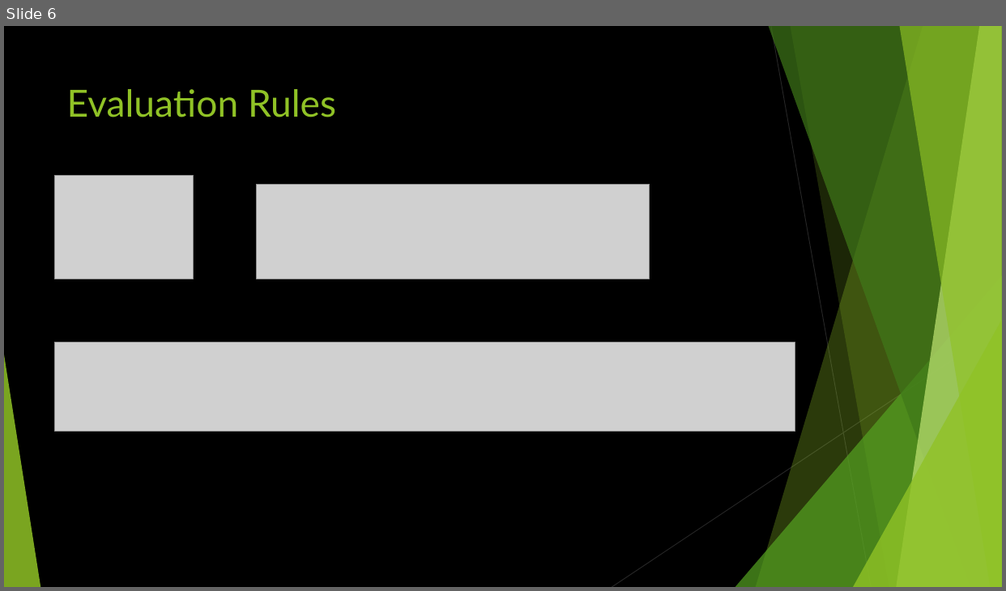
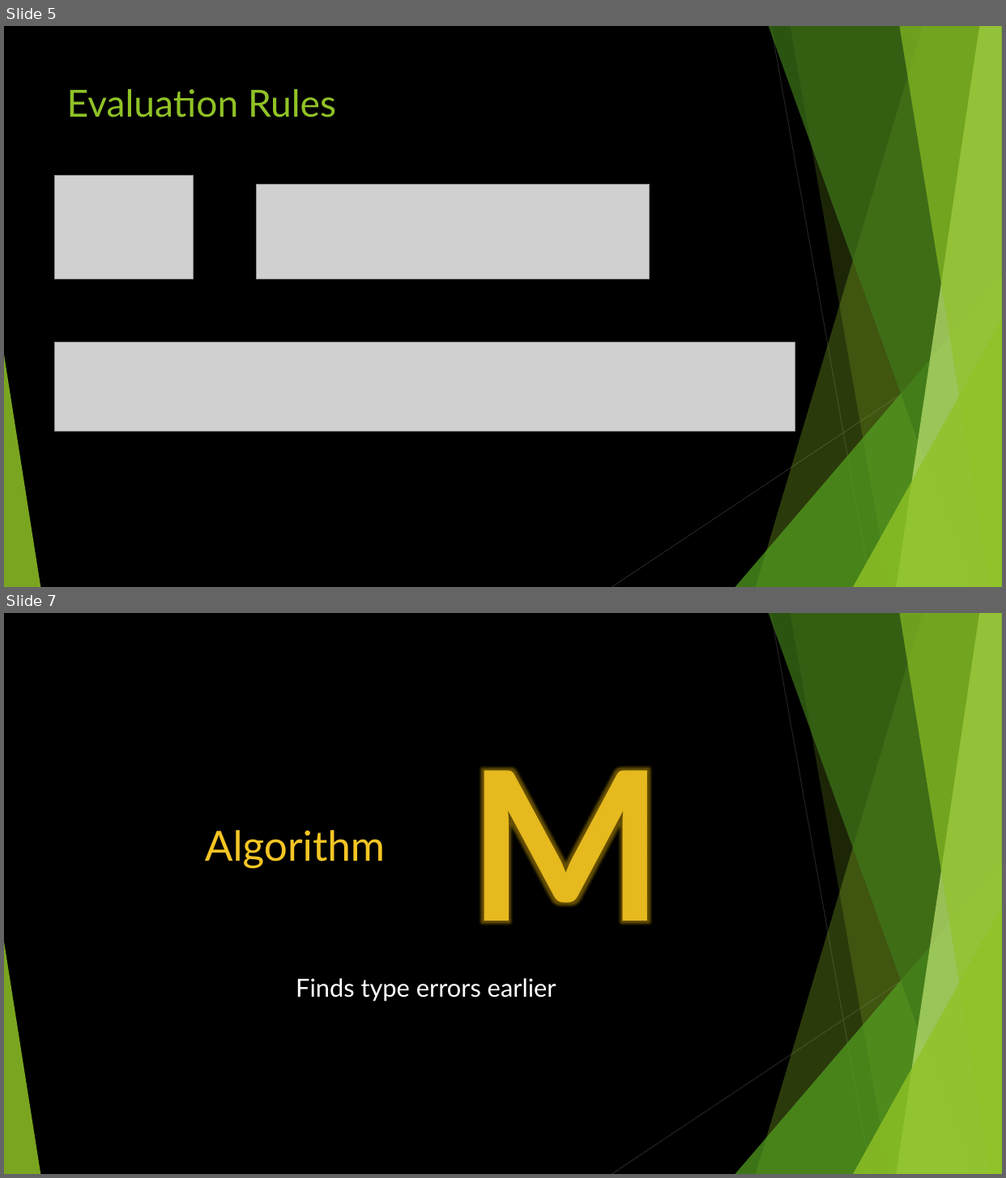
Before and after one commit to tanyabouman/type-inferencing-4tb3, a slide deck: Presentation_slides.pptx. Shown one above the other, each under a label of ours: slide 6 before the commit, slides 5 and 7 after it; the slides between them are not shown. The pictures are 1006x591 and 1006x1178 pixels, drawn with LibreOffice and Linux fonts; fonts in the diff are those of the drawing; grey boxes stand for pictures. Boxes give left, top, right and bottom in pixels: in the first picture for what was removed or moved away, otherwise in the second. Text is boxed around its words. In the diff, an @@ line names an element or a change of style, - is before the commit and + after.

```diff
--- a/Presentation_slides.pptx
+++ b/Presentation_slides.pptx
@@ slide 7 added at [4, 613, 1002, 1174], background #000000; not listed: 10 template elements that a slide beside it also shows @@
@@ text added at [467, 767, 664, 924], 200 pt, text #E6B91E, bold @@
+M
@@ text added at [205, 830, 385, 869], 40 pt, text #F4C524 @@
+Algorithm
@@ text added at [296, 978, 556, 1002], 24 pt, text #FFFFFF @@
+Finds type errors earlier
@@ what was slide 6 is now slide 5 @@
```
Also in this commit, not shown: 3 slides changed.
